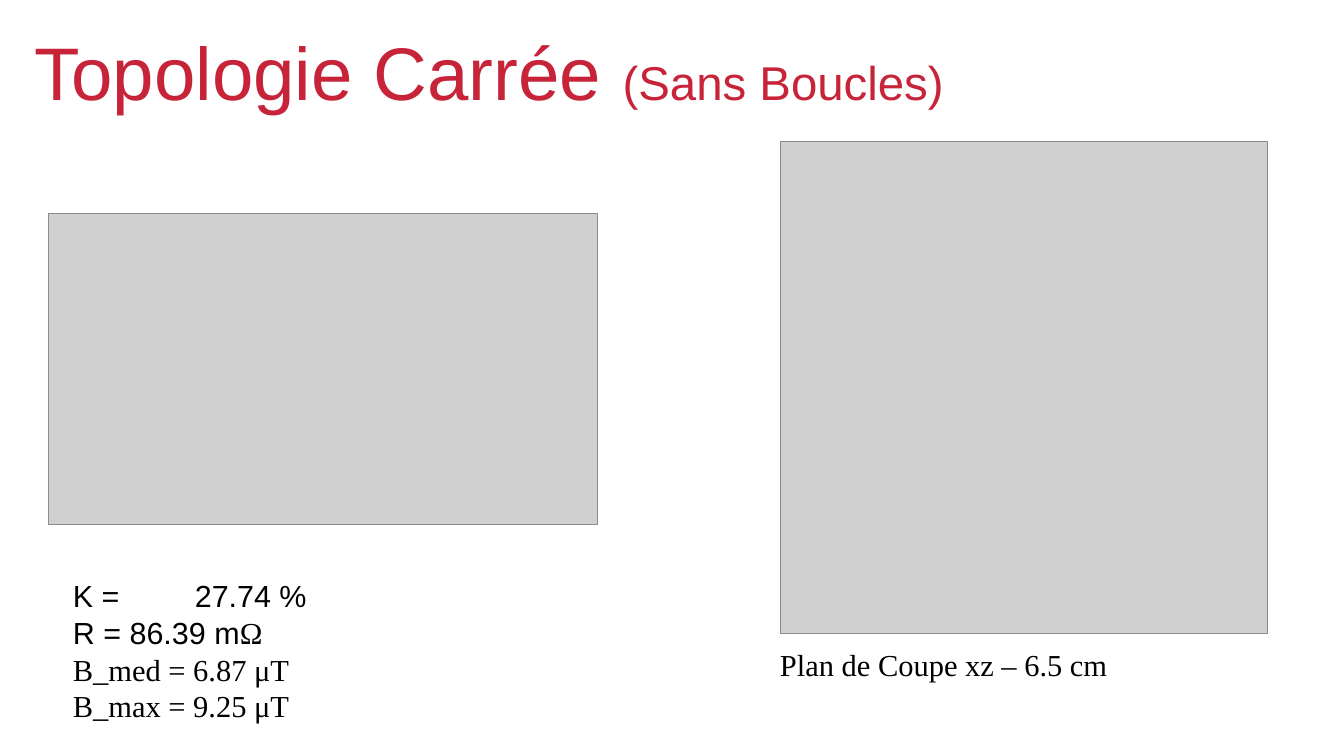
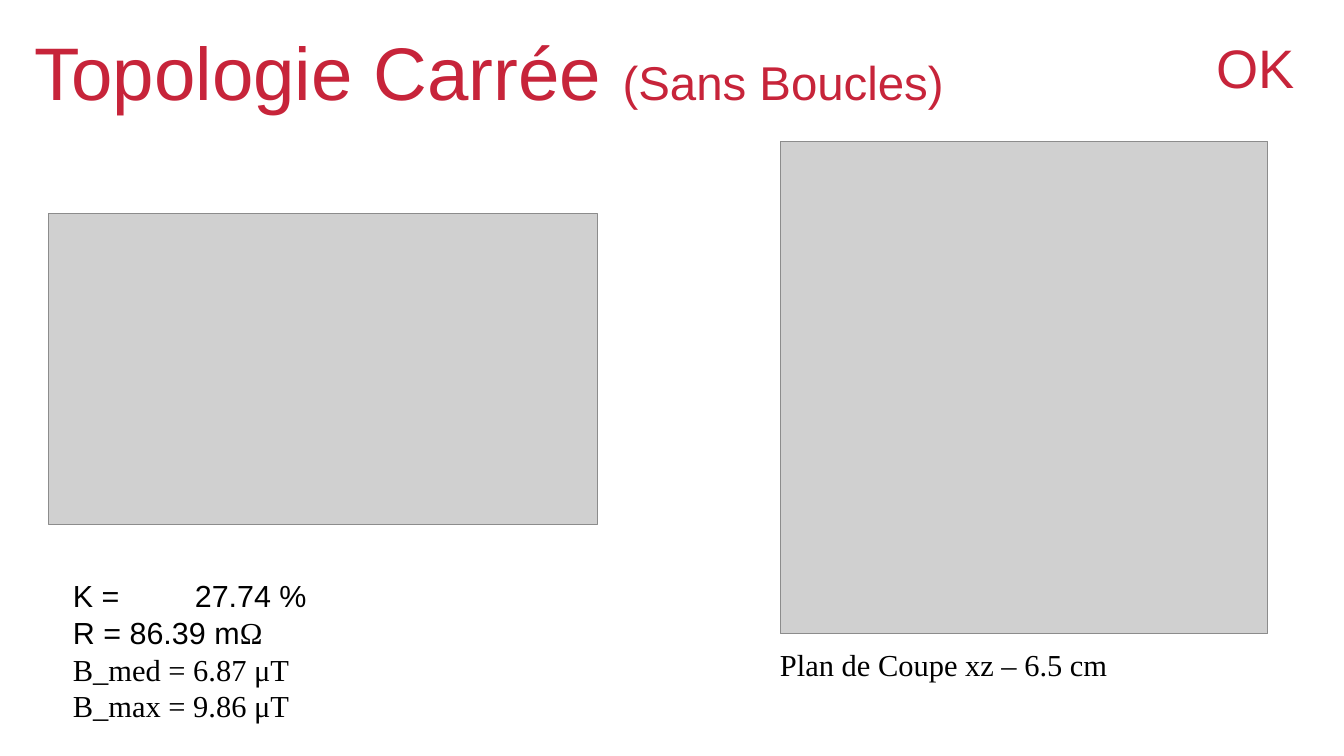
Before and after one commit to viniciustmoraes/COMSOL_simulations, a slide deck: slide 2 of Results/presentationResults.odp. Drawn at 1344x756 pixels with LibreOffice and Linux fonts; fonts in the diff are those of the drawing; grey boxes stand for pictures; background and template pictures are left out. Boxes give left, top, right and bottom in pixels: in the first picture for what was removed or moved away, otherwise in the second. Text is boxed around its words. In the diff, an @@ line names an element or a change of style, - is before the commit and + after.

```diff
--- a/Results/presentationResults.odp
+++ b/Results/presentationResults.odp
@@ title added at <box>1217,50,1295,89</box>, 32 pt, text #C7243A @@
+OK
@@ text at <box>73,696,289,724</box>: text changed @@
-B_max = 9.25 μT
+B_max = 9.86 μT
```
Also in this commit, not shown: 4 other slides changed.
